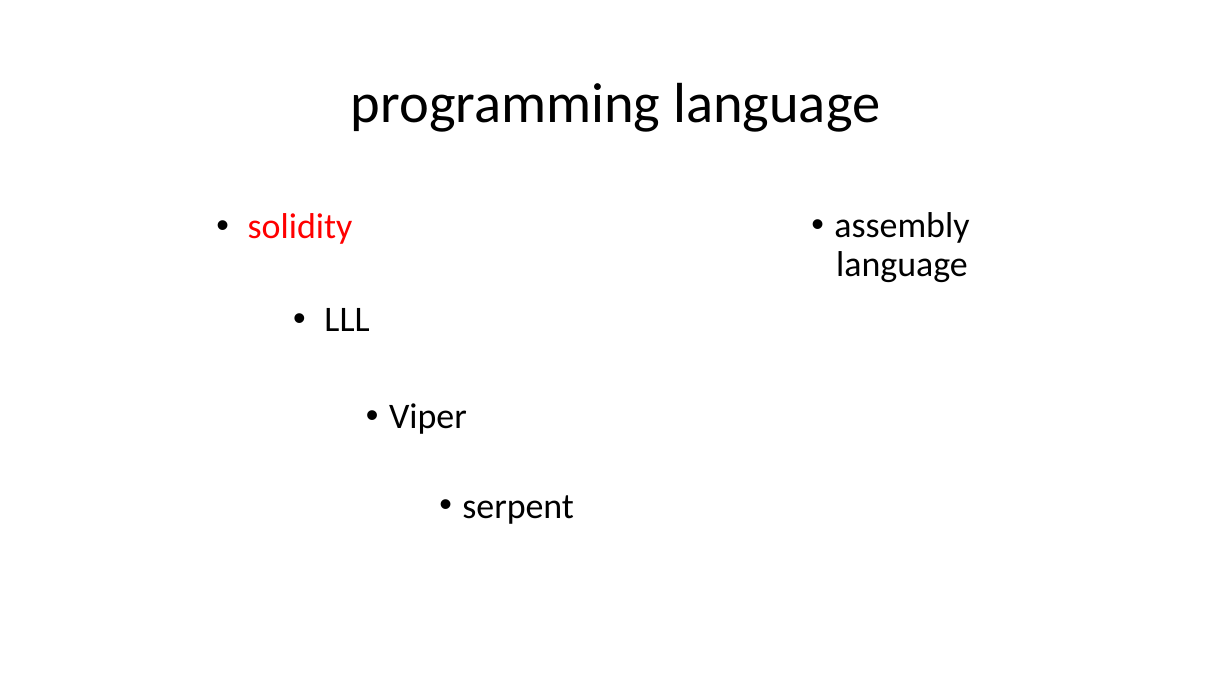
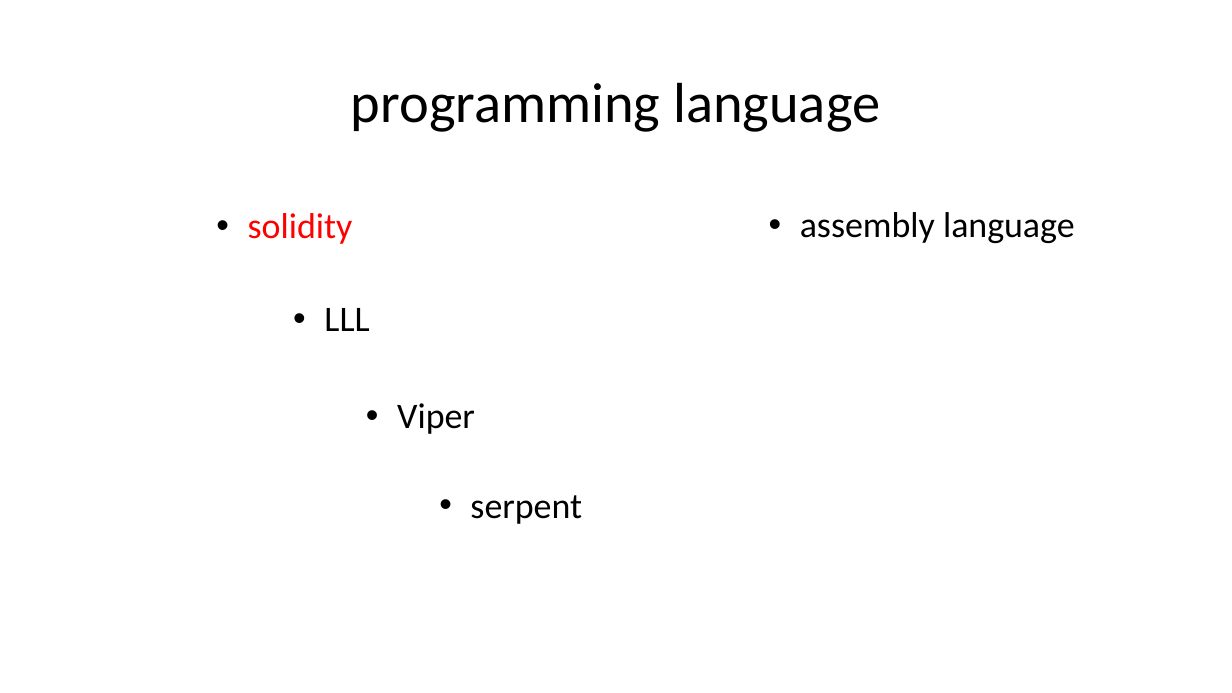
Before and after one commit to kaikai1024/ethereum-me, a slide deck: slide 3 of contract_me.pptx. Drawn at 1232x693 pixels with LibreOffice and Linux fonts; fonts in the diff are those of the drawing. Boxes give left, top, right and bottom in pixels: in the first picture for what was removed or moved away, otherwise in the second. Text is boxed around its words. In the diff, an @@ line names an element or a change of style, - is before the commit and + after.

Commit message:
fix

```diff
--- a/contract_me.pptx
+++ b/contract_me.pptx
@@ text "assembly language" rewrapped from box(834, 212, 969, 282) to box(800, 212, 1075, 243) @@
@@ text "Viper": place and size @@
-text "Viper" at box(389, 403, 467, 434)
+text "Viper" at box(397, 403, 475, 434)
@@ text "serpent": place and size @@
-text "serpent" at box(462, 495, 574, 524)
+text "serpent" at box(470, 495, 582, 524)
```
